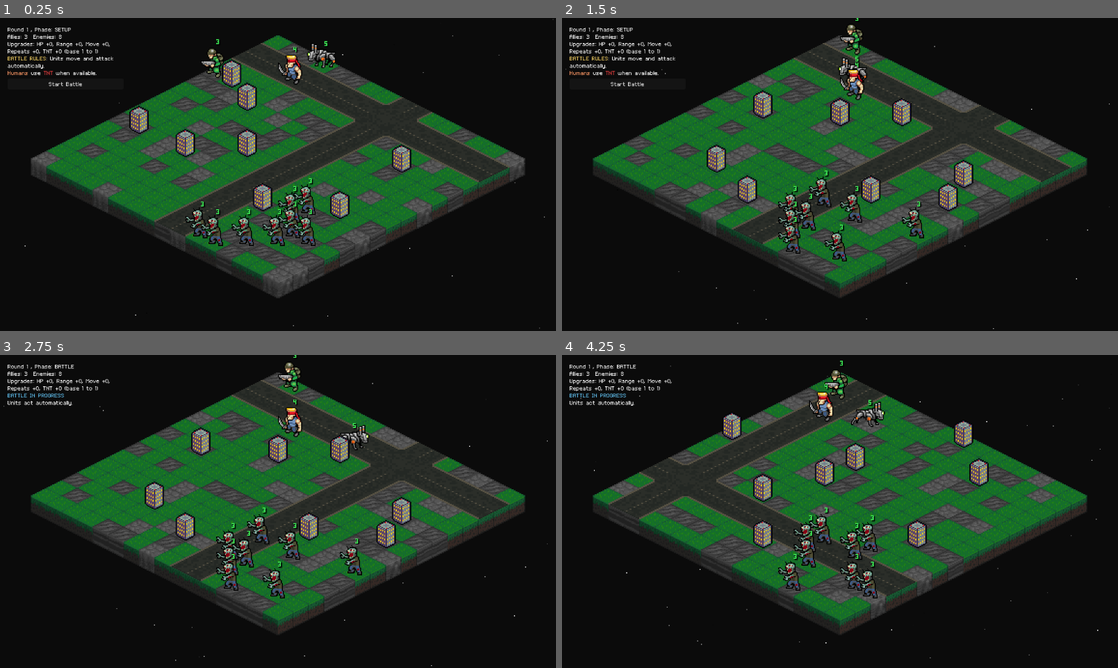
Above: before the commit, frames 1-4 (two rows, left to right).
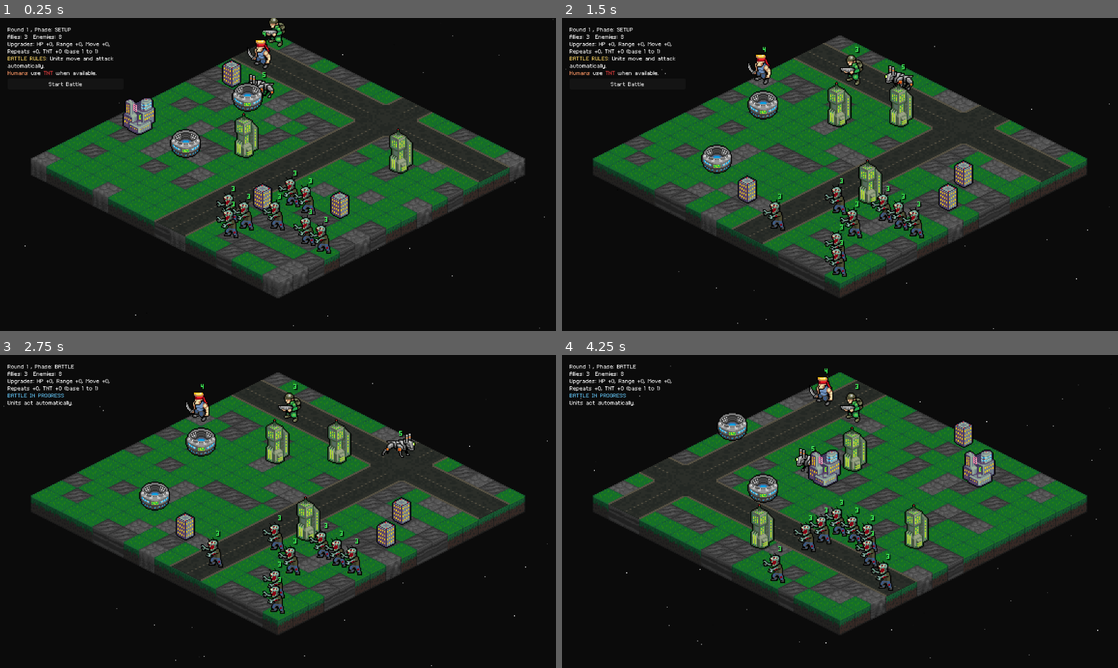
Above: after the commit, the same moments.

Repository: Tekknobot/MEKIII
Game: Godot game, scene res://scenes/Game.tscn
Two runs of this game, one before a commit and one after it. Both use one fixed random seed, a clock stepped at 60 frames per second and the inputs below.
Inputs (mouse positions are in pixels of both pictures, inside the frame that each line leads up to):
- Up to frame 1 (0.25 s): no input
- Up to frame 2 (1.5 s): click "Start Battle" at 0.5 s; tap Enter at 1.25 s; move the mouse to (962, 158) at 1.27 s; tap R at 1.35 s
- Up to frame 3 (2.75 s): click "Start Battle" at 2 s
- Up to frame 4 (4.25 s): move the mouse to (728, 527) at 2.77 s; tap R at 2.85 s; click "Start Battle" at 3.5 s

The runs differ from the first frame. In frame 1, 5.4% of the frame differs, in the area x 22-75%, y 0-76%; in frame 2, 5.3%; in frame 3, 5.4%; in frame 4, 6.2%, in the area x 28-78%, y 1-78%.

Commit message:
Drops now layer x y sum.

Diff:
--- a/scenes/Game.tscn
+++ b/scenes/Game.tscn
@@ -36,6 +36,9 @@
 [ext_resource type="Script" uid="uid://c5qxy87uee84f" path="res://scripts/turnmanager.gd" id="19_45i86"]
 [ext_resource type="PackedScene" uid="uid://bm1g128j70kea" path="res://scenes/StarNight.tscn" id="20_sv1m6"]
 [ext_resource type="PackedScene" uid="uid://crup4kaqa4cia" path="res://scenes/structures/building.tscn" id="21_1fiys"]
+[ext_resource type="PackedScene" uid="uid://dwtvwjgxljh78" path="res://scenes/structures/district.tscn" id="22_ho5ir"]
+[ext_resource type="PackedScene" uid="uid://cqe28tyh7hada" path="res://scenes/structures/stadium.tscn" id="23_evnk2"]
+[ext_resource type="PackedScene" uid="uid://p5f35eddc3kl" path="res://scenes/structures/tower.tscn" id="24_ca228"]
 [ext_resource type="Texture2D" uid="uid://c1pruacv3xra5" path="res://sprites/Terrain/roads/16.png" id="30_1fiys"]
 [ext_resource type="Texture2D" uid="uid://bp4obyr2a6lhr" path="res://sprites/Terrain/roads/17.png" id="31_m2g6u"]
 [ext_resource type="Texture2D" uid="uid://bkcixujm222r0" path="res://sprites/Terrain/roads/18.png" id="32_27c7x"]
@@ -277,6 +280,7 @@
 medkit_drop_scene = ExtResource("17_kbe8o")
 orbital_hits = 1
 sfx_orbital_zap = ExtResource("15_jai3c")
+building_scenes = Array[PackedScene]([ExtResource("21_1fiys"), ExtResource("22_ho5ir"), ExtResource("23_evnk2"), ExtResource("24_ca228")])
 building_scene = ExtResource("21_1fiys")
 building_count = 8
 avoid_spawn_zones = false
--- a/scenes/structures/building.tscn
+++ b/scenes/structures/building.tscn
@@ -56,3 +56,4 @@
 
 [node name="AnimatedSprite2D" type="AnimatedSprite2D" parent="."]
 sprite_frames = SubResource("SpriteFrames_eiewe")
+autoplay = "default"
--- /dev/null
+++ b/scenes/structures/district.tscn
@@ -0,0 +1,59 @@
+[gd_scene load_steps=12 format=3 uid="uid://dwtvwjgxljh78"]
+
+[ext_resource type="Script" uid="uid://cec3etam8bfs0" path="res://scripts/structure.gd" id="1_d475c"]
+[ext_resource type="Texture2D" uid="uid://6gt46uq18kaq" path="res://sprites/Structures/buildings.png" id="2_d475c"]
+[ext_resource type="Texture2D" uid="uid://buvtse4j41f5n" path="res://sprites/Structures/district/buildings_demolished1.png" id="3_aqc7h"]
+[ext_resource type="Texture2D" uid="uid://ccailkq8jkjue" path="res://sprites/Structures/district/buildings_demolished2.png" id="4_cmgb2"]
+[ext_resource type="Texture2D" uid="uid://bm03xx3ws0qne" path="res://sprites/Structures/district/buildings_demolished3.png" id="5_8vcxs"]
+[ext_resource type="Texture2D" uid="uid://biidj0tm0tiuy" path="res://sprites/Structures/district/buildings_demolished4.png" id="6_qo2jm"]
+[ext_resource type="Texture2D" uid="uid://bblq6h56ieg8o" path="res://sprites/Structures/district/buildings_demolished5.png" id="7_fo1xg"]
+[ext_resource type="Texture2D" uid="uid://d25cj5hvjyb6o" path="res://sprites/Structures/district/buildings_demolished6.png" id="8_sfinn"]
+[ext_resource type="Texture2D" uid="uid://dyj7ar2ixt1hp" path="res://sprites/Structures/district/buildings_demolished7.png" id="9_gwsu8"]
+[ext_resource type="Texture2D" uid="uid://dhg1unnt118g2" path="res://sprites/Structures/district/buildings_demolished8.png" id="10_66dw0"]
+
+[sub_resource type="SpriteFrames" id="SpriteFrames_gci0a"]
+animations = [{
+"frames": [{
+"duration": 1.0,
+"texture": ExtResource("2_d475c")
+}],
+"loop": true,
+"name": &"default",
+"speed": 12.0
+}, {
+"frames": [{
+"duration": 1.0,
+"texture": ExtResource("3_aqc7h")
+}, {
+"duration": 1.0,
+"texture": ExtResource("4_cmgb2")
+}, {
+"duration": 1.0,
+"texture": ExtResource("5_8vcxs")
+}, {
+"duration": 1.0,
+"texture": ExtResource("6_qo2jm")
+}, {
+"duration": 1.0,
+"texture": ExtResource("7_fo1xg")
+}, {
+"duration": 1.0,
+"texture": ExtResource("8_sfinn")
+}, {
+"duration": 1.0,
+"texture": ExtResource("9_gwsu8")
+}, {
+"duration": 1.0,
+"texture": ExtResource("10_66dw0")
+}],
+"loop": true,
+"name": &"demolished",
+"speed": 12.0
+}]
+
+[node name="Building" type="Node2D"]
+script = ExtResource("1_d475c")
+
+[node name="AnimatedSprite2D" type="AnimatedSprite2D" parent="."]
+sprite_frames = SubResource("SpriteFrames_gci0a")
+autoplay = "default"
--- /dev/null
+++ b/scenes/structures/stadium.tscn
@@ -0,0 +1,59 @@
+[gd_scene load_steps=12 format=3 uid="uid://cqe28tyh7hada"]
+
+[ext_resource type="Script" uid="uid://cec3etam8bfs0" path="res://scripts/structure.gd" id="1_d68p7"]
+[ext_resource type="Texture2D" uid="uid://brf0rek5d3nbm" path="res://sprites/Structures/buildings 2.png" id="2_d68p7"]
+[ext_resource type="Texture2D" uid="uid://7hrhv75jcjt1" path="res://sprites/Structures/stadium/buildings 2_demolished1.png" id="3_v6srh"]
+[ext_resource type="Texture2D" uid="uid://bqga2l6ang5i0" path="res://sprites/Structures/stadium/buildings 2_demolished2.png" id="4_3w5mv"]
+[ext_resource type="Texture2D" uid="uid://cj2amqgx5kma8" path="res://sprites/Structures/stadium/buildings 2_demolished3.png" id="5_qbcbm"]
+[ext_resource type="Texture2D" uid="uid://b0fngoalhjsso" path="res://sprites/Structures/stadium/buildings 2_demolished4.png" id="6_hxbr2"]
+[ext_resource type="Texture2D" uid="uid://b5uhpxv253867" path="res://sprites/Structures/stadium/buildings 2_demolished5.png" id="7_8ln3c"]
+[ext_resource type="Texture2D" uid="uid://cqahc8jgcj4o1" path="res://sprites/Structures/stadium/buildings 2_demolished6.png" id="8_xug2y"]
+[ext_resource type="Texture2D" uid="uid://c4p3l2ydim675" path="res://sprites/Structures/stadium/buildings 2_demolished7.png" id="9_lvadm"]
+[ext_resource type="Texture2D" uid="uid://biqtj7ewpatb2" path="res://sprites/Structures/stadium/buildings 2_demolished8.png" id="10_4786v"]
+
+[sub_resource type="SpriteFrames" id="SpriteFrames_rr3y4"]
+animations = [{
+"frames": [{
+"duration": 1.0,
+"texture": ExtResource("2_d68p7")
+}],
+"loop": true,
+"name": &"default",
+"speed": 12.0
+}, {
+"frames": [{
+"duration": 1.0,
+"texture": ExtResource("3_v6srh")
+}, {
+"duration": 1.0,
+"texture": ExtResource("4_3w5mv")
+}, {
+"duration": 1.0,
+"texture": ExtResource("5_qbcbm")
+}, {
+"duration": 1.0,
+"texture": ExtResource("6_hxbr2")
+}, {
+"duration": 1.0,
+"texture": ExtResource("7_8ln3c")
+}, {
+"duration": 1.0,
+"texture": ExtResource("8_xug2y")
+}, {
+"duration": 1.0,
+"texture": ExtResource("9_lvadm")
+}, {
+"duration": 1.0,
+"texture": ExtResource("10_4786v")
+}],
+"loop": true,
+"name": &"demolished",
+"speed": 12.0
+}]
+
+[node name="Building" type="Node2D"]
+script = ExtResource("1_d68p7")
+
+[node name="AnimatedSprite2D" type="AnimatedSprite2D" parent="."]
+sprite_frames = SubResource("SpriteFrames_rr3y4")
+autoplay = "default"
--- /dev/null
+++ b/scenes/structures/tower.tscn
@@ -0,0 +1,59 @@
+[gd_scene load_steps=12 format=3 uid="uid://p5f35eddc3kl"]
+
+[ext_resource type="Script" uid="uid://cec3etam8bfs0" path="res://scripts/structure.gd" id="1_ptein"]
+[ext_resource type="Texture2D" uid="uid://ckxtu0sg4l76u" path="res://sprites/Structures/tower/default/buildings 1.png" id="2_ptein"]
+[ext_resource type="Texture2D" uid="uid://bh2v5n6ud2ksd" path="res://sprites/Structures/tower/buildings 1_demolished1.png" id="3_agpx6"]
+[ext_resource type="Texture2D" uid="uid://dmcnmf6lypgb0" path="res://sprites/Structures/tower/buildings 1_demolished2.png" id="4_opq37"]
+[ext_resource type="Texture2D" uid="uid://dv18l8uiy2ju8" path="res://sprites/Structures/tower/buildings 1_demolished3.png" id="5_ksnia"]
+[ext_resource type="Texture2D" uid="uid://bp2kg7mbanjp6" path="res://sprites/Structures/tower/buildings 1_demolished4.png" id="6_g6t6p"]
+[ext_resource type="Texture2D" uid="uid://0v42me67engk" path="res://sprites/Structures/tower/buildings 1_demolished5.png" id="7_mcnfn"]
+[ext_resource type="Texture2D" uid="uid://chd3yq78wcfel" path="res://sprites/Structures/tower/buildings 1_demolished6.png" id="8_nnyxd"]
+[ext_resource type="Texture2D" uid="uid://gdq18ocbhgvu" path="res://sprites/Structures/tower/buildings 1_demolished7.png" id="9_ta4nf"]
+[ext_resource type="Texture2D" uid="uid://dbn2xeb214ng4" path="res://sprites/Structures/tower/buildings 1_demolished8.png" id="10_5kvtq"]
+
+[sub_resource type="SpriteFrames" id="SpriteFrames_20it8"]
+animations = [{
+"frames": [{
+"duration": 1.0,
+"texture": ExtResource("2_ptein")
+}],
+"loop": true,
+"name": &"default",
+"speed": 12.0
+}, {
+"frames": [{
+"duration": 1.0,
+"texture": ExtResource("3_agpx6")
+}, {
+"duration": 1.0,
+"texture": ExtResource("4_opq37")
+}, {
+"duration": 1.0,
+"texture": ExtResource("5_ksnia")
+}, {
+"duration": 1.0,
+"texture": ExtResource("6_g6t6p")
+}, {
+"duration": 1.0,
+"texture": ExtResource("7_mcnfn")
+}, {
+"duration": 1.0,
+"texture": ExtResource("8_nnyxd")
+}, {
+"duration": 1.0,
+"texture": ExtResource("9_ta4nf")
+}, {
+"duration": 1.0,
+"texture": ExtResource("10_5kvtq")
+}],
+"loop": true,
+"name": &"demolished",
+"speed": 12.0
+}]
+
+[node name="Building" type="Node2D"]
+script = ExtResource("1_ptein")
+
+[node name="AnimatedSprite2D" type="AnimatedSprite2D" parent="."]
+sprite_frames = SubResource("SpriteFrames_20it8")
+autoplay = "default"
--- a/scripts/game.gd
+++ b/scripts/game.gd
@@ -240,7 +240,12 @@
 @export var road_pixel_offset_dr := Vector2(0, 16) # <-- this is the “other direction” offset
 
 # --- Structures / Buildings ---
+# NEW: allow multiple building prefabs
+@export var building_scenes: Array[PackedScene] = []
+
+# (keep this as a fallback if you want)
 @export var building_scene: PackedScene
+
 @export var building_count := 6
 @export var building_footprint := Vector2i(2, 2)  # buildings are 2x2 cells
 
@@ -2805,10 +2810,12 @@
 
 	structure_blocked.clear()
 
-	if building_scene == null:
-		return
-
 	var size := building_footprint
+
+	# ✅ pick a scene source (array-first, fallback to single)
+	var any_scene = _pick_building_scene()
+	if any_scene == null:
+		return
 
 	# Build a list of candidate origin cells (top-left of footprint)
 	var candidates: Array[Vector2i] = []
@@ -2830,7 +2837,12 @@
 		if _is_structure_blocked(origin, size):
 			continue
 
-		var b := building_scene.instantiate()
+		# ✅ pick per-building
+		var scene = _pick_building_scene()
+		if scene == null:
+			continue
+
+		var b = scene.instantiate()
 		var b2 := b as Node2D
 		if b2 == null:
 			continue
@@ -2848,6 +2860,20 @@
 
 		_mark_structure_blocked(origin, size)
 		placed += 1
+
+func _pick_building_scene() -> PackedScene:
+	# Prefer the array, fall back to single scene.
+	if building_scenes != null and building_scenes.size() > 0:
+		# Filter out nulls just in case
+		var valid: Array[PackedScene] = []
+		for s in building_scenes:
+			if s != null:
+				valid.append(s)
+
+		if valid.size() > 0:
+			return valid[rng.randi_range(0, valid.size() - 1)]
+
+	return building_scene
 
 func _is_structure_origin_ok(origin: Vector2i, size: Vector2i) -> bool:
 	# footprint must be in bounds
--- a/scripts/laser_drop.gd
+++ b/scripts/laser_drop.gd
@@ -4,15 +4,21 @@
 @export var spin_speed := 2.5
 @export var rot_degrees := 12.0
 
+# keeps pickups above terrain/roads/structures but still x+y sorted
+@export var z_base := 1
+
 var _t := 0.0
 var visual: Node2D
 
 func _ready() -> void:
-	visual = get_node("Visual") as Node2D
+	visual = get_node_or_null("Visual") as Node2D
 
 	# connect overlap signal
 	body_entered.connect(_on_body_entered)
 	area_entered.connect(_on_area_entered)
+
+	# ✅ depth sort once at spawn
+	_apply_xy_sum_layering()
 
 func _process(delta: float) -> void:
 	if visual == null:
@@ -46,3 +52,22 @@
 
 	# small vanish
 	queue_free()
+
+func _apply_xy_sum_layering() -> void:
+	var map := get_tree().get_first_node_in_group("GameMap")
+	if map == null:
+		return
+	if not map.has_node("Terrain"):
+		return
+
+	var terrain := map.get_node("Terrain") as TileMap
+	if terrain == null or not is_instance_valid(terrain):
+		return
+
+	# world -> terrain local -> map cell
+	var local_in_terrain := terrain.to_local(global_position)
+	var cell := terrain.local_to_map(local_in_terrain)
+
+	# ✅ x+y sum layering
+	z_as_relative = false
+	z_index = int(z_base + cell.x + cell.y)
--- a/scripts/medkit_drop.gd
+++ b/scripts/medkit_drop.gd
@@ -6,6 +6,9 @@
 
 @export_range(1, 10, 1) var heal_amount := 2
 @export var also_flash := true
+
+# keeps pickups above terrain/roads/structures but still x+y sorted
+@export var z_base := 1
 
 var _t := 0.0
 var visual: Node2D
@@ -21,6 +24,9 @@
 	# connect overlap signals
 	body_entered.connect(_on_body_entered)
 	area_entered.connect(_on_area_entered)
+
+	# ✅ depth sort once at spawn
+	_apply_xy_sum_layering()
 
 func _process(delta: float) -> void:
 	if visual == null:
@@ -59,11 +65,9 @@
 
 	# ✅ play pickup sfx only if it actually healed
 	if int(u.hp) > before and pickup_sfx != null:
-		# Prefer Map helper if available (keeps your game's audio style consistent)
 		if map.has_method("play_sfx_poly"):
 			map.play_sfx_poly(pickup_sfx, u.global_position, pickup_vol_db, pickup_pitch_min, pickup_pitch_max)
 		else:
-			# Fallback: play locally
 			var p := AudioStreamPlayer2D.new()
 			p.stream = pickup_sfx
 			p.global_position = u.global_position
@@ -78,5 +82,22 @@
 		if map.has_method("_flash_unit"):
 			await map._flash_unit(u)
 
-	# small vanish
 	queue_free()
+
+func _apply_xy_sum_layering() -> void:
+	var map := get_tree().get_first_node_in_group("GameMap")
+	if map == null:
+		return
+	if not map.has_node("Terrain"):
+		return
+
+	var terrain := map.get_node("Terrain") as TileMap
+	if terrain == null or not is_instance_valid(terrain):
+		return
+
+	var local_in_terrain := terrain.to_local(global_position)
+	var cell := terrain.local_to_map(local_in_terrain)
+
+	# ✅ x+y sum layering
+	z_as_relative = false
+	z_index = int(z_base + cell.x + cell.y)
Not shown: 1 places in scenes/Game.tscn that only renumber resources
Not shown: 1 places in scenes/structures/building.tscn that only renumber resources
